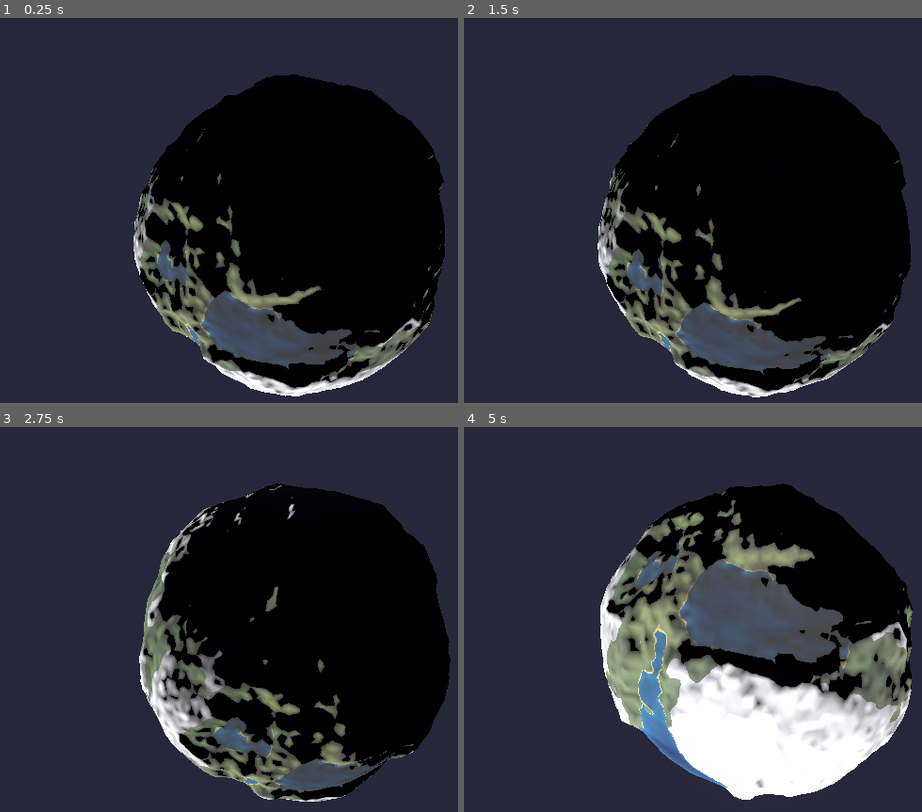
Above: before the commit, frames 1-4 (two rows, left to right).
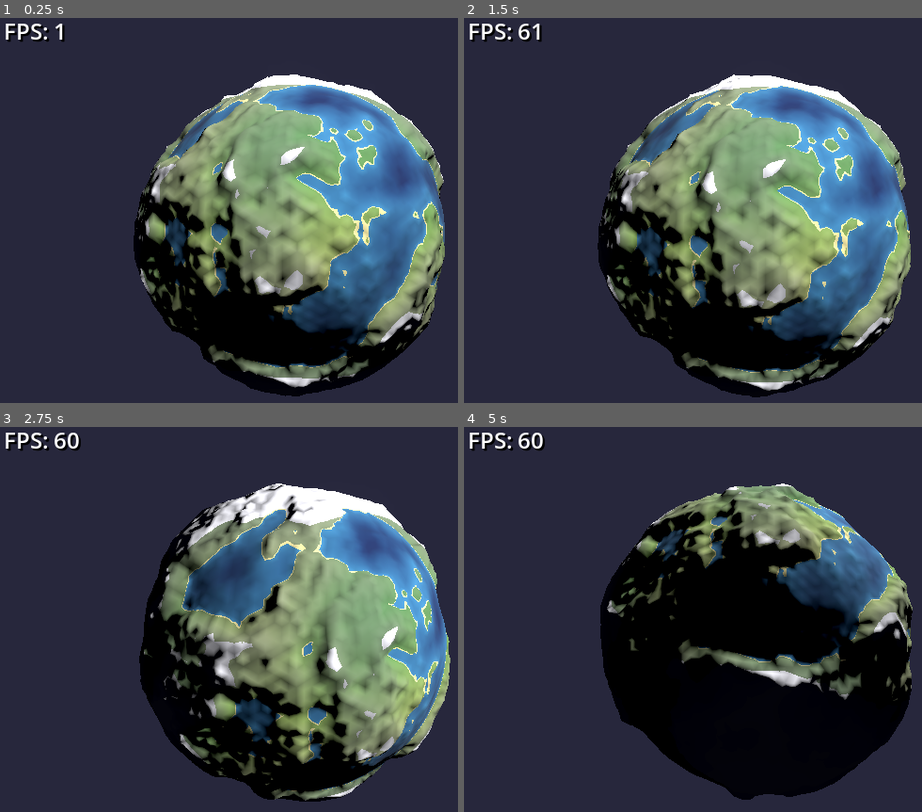
Above: after the commit, the same moments.

Repository: xiaobaibaix/stellar_era_godot
Game: Godot game, scene res://scenes/test_gpu_planet.tscn
Two runs of this game, one before a commit and one after it. Both use one fixed random seed, a clock stepped at 60 frames per second and the inputs below. This scene is started directly instead of the project's main scene.
Inputs (mouse positions are in pixels of both pictures, inside the frame that each line leads up to):
- Up to frame 1 (0.25 s): no input
- Up to frame 2 (1.5 s): tap Enter at 0.5 s; move the mouse to (894, 210) at 0.52 s; hold D 0.53-1.25 s; hold Q 0.53-1.25 s; click (894, 210) at 0.67 s; tap Space at 0.77 s; drag from (642, 256) to (729, 322) at 1.27 s
- Up to frame 3 (2.75 s): move the mouse to (357, 542) at 2.02 s; hold D from 2.03 s (still down); tap Shift at 2.1 s
- Up to frame 4 (5 s): release D at 2.75 s; tap Space at 2.75, 3.77 s; drag from (729, 731) to (578, 573) at 2.77 s; move the mouse to (outside the picture) at 3.52 s; hold A 3.53-4.25 s; tap Enter at 3.6, 4.25 s; drag from (578, 573) to (670, 530) at 4.27 s

The runs differ from the first frame. In frame 1, 44% of the frame differs, in the area x 1-98%, y 1-99%; in frame 2, 44%; in frame 3, 44%; in frame 4, 43%.

Commit message:
修复光源方向问题

Diff:
--- a/scenes/test_gpu_planet.tscn
+++ b/scenes/test_gpu_planet.tscn
@@ -2,6 +2,7 @@
 
 [ext_resource type="Script" uid="uid://b5fjitb743vfj" path="res://scripts/planet/gpu/gpu_planet.gd" id="1_gp"]
 [ext_resource type="Script" uid="uid://cjg2w1cypjy4u" path="res://scripts/core/orbit_camera.gd" id="2_qb3ud"]
+[ext_resource type="Script" uid="uid://bcjua5g2udx5y" path="res://scripts/debug/fps_hud.gd" id="3_ql8r7"]
 
 [sub_resource type="Environment" id="Env_main"]
 background_mode = 1
@@ -30,3 +31,6 @@
 transform = Transform3D(1, 0, 0, 0, 1, 0, 0, 0, 1, 0, 0, 280)
 fov = 60.0
 script = ExtResource("2_qb3ud")
+
+[node name="FPSHUD" type="CanvasLayer" parent="." unique_id=1581266594]
+script = ExtResource("3_ql8r7")
--- a/shaders/planet_gpu/terrain_gpu.gdshader
+++ b/shaders/planet_gpu/terrain_gpu.gdshader
@@ -222,8 +222,9 @@
 		vec3 p2 = d2 * (u_radius + terrain_height(d2) * u_max_height);
 		vec3 n = normalize(cross(p1 - displaced, p2 - displaced));
 		if (dot(n, d) < 0.0) n = -n;   // 与 terrain.gdshader 逐位一致: 强制法线外向(dot(n,d)>0)
-		NORMAL = n;
-		v_world_normal = normalize((MODEL_MATRIX * vec4(n, 0.0)).xyz);
+		// cull_front 下引擎会自动翻 NORMAL 做双面 shading, 这里先翻一次让它翻回来 → 外向法线参与光照。
+		NORMAL = -n;
+		v_world_normal = normalize((MODEL_MATRIX * vec4(n, 0.0)).xyz);   // 自用 varying 不翻, 保持外向
 	} else {
 		VERTEX = vec3(0.0);   // 坍缩: 退化三角形, 光栅器丢弃
 	}
